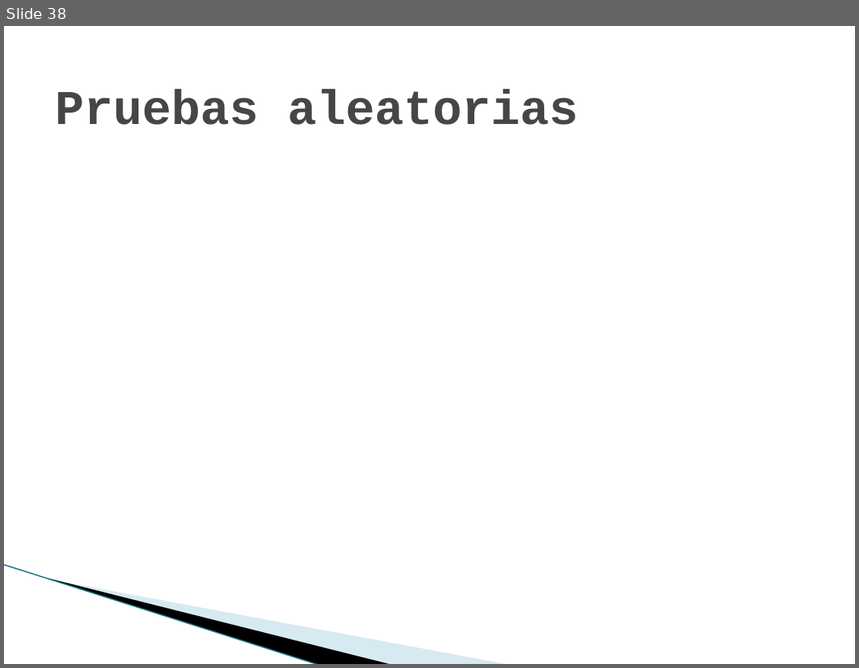
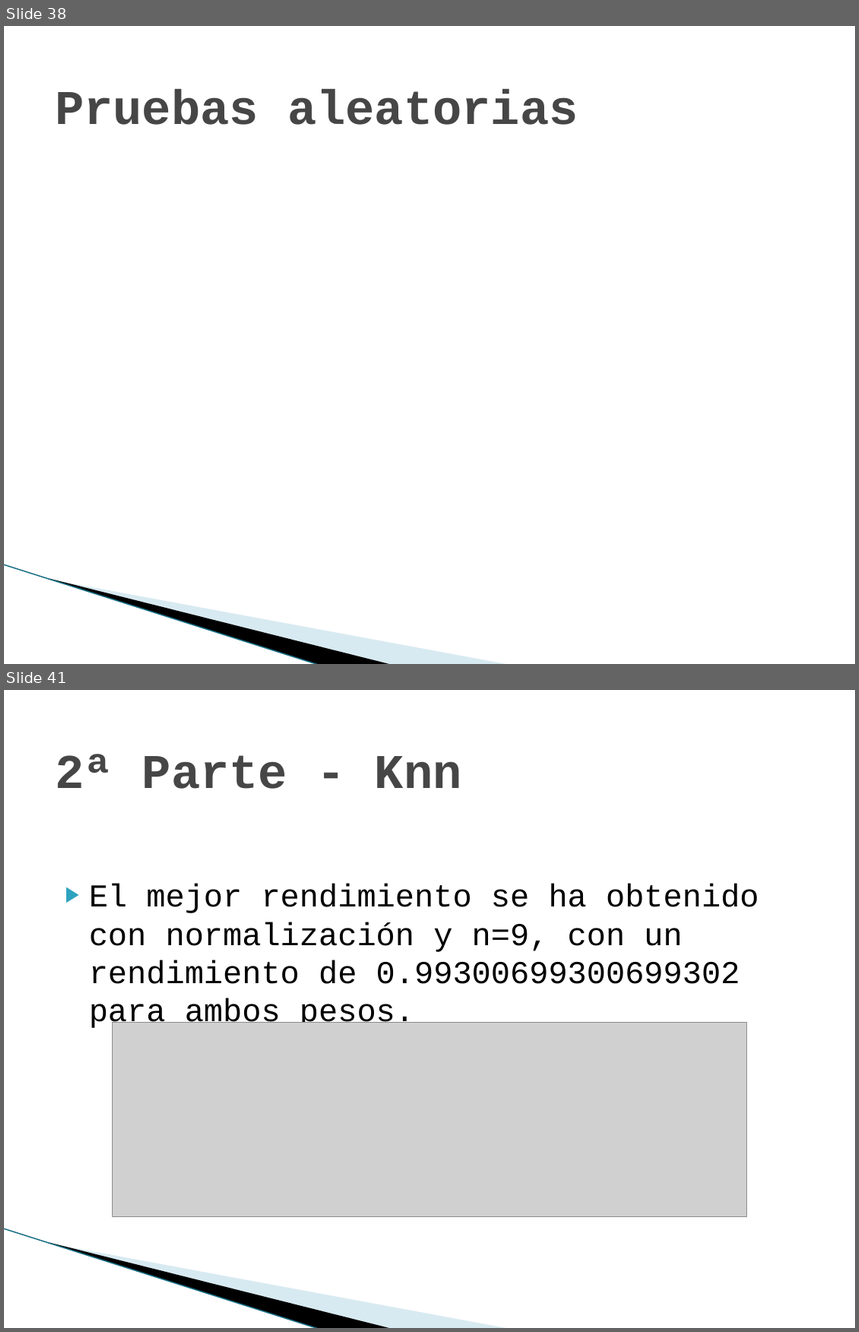
Before and after one commit to joapingut/aia-1718-t3, a slide deck: presentacion3.pptx. Shown one above the other, each under a label of ours: slide 38 before the commit, slides 38 and 41 after it; the slides between them are not shown. The pictures are 859x668 and 859x1332 pixels, drawn with LibreOffice and Linux fonts; fonts in the diff are those of the drawing; grey boxes stand for pictures; background and template pictures are left out. Boxes give left, top, right and bottom in pixels: in the first picture for what was removed or moved away, otherwise in the second. Text is boxed around its words. In the diff, an @@ line names an element or a change of style, - is before the commit and + after.

```diff
--- a/presentacion3.pptx
+++ b/presentacion3.pptx
@@ slide 41 added at <box>4,690,855,1328</box>, background #FFFFFF; not listed: 3 template elements that a slide beside it also shows @@
@@ title added at <box>55,754,462,789</box>, 41 pt, text #464646, bold @@
+2ª Parte - Knn
@@ text added at <box>89,884,759,1031</box>, 27 pt, text #000000 @@
+▶ El mejor rendimiento se ha obtenido con normalización y n=9, con un rendimiento de 0.99300699300699302 para ambos pesos.
@@ picture added at <box>112,1023,747,1217</box> @@
```
Also in this commit, not shown: 1 slide changed, 13 other slides added.
